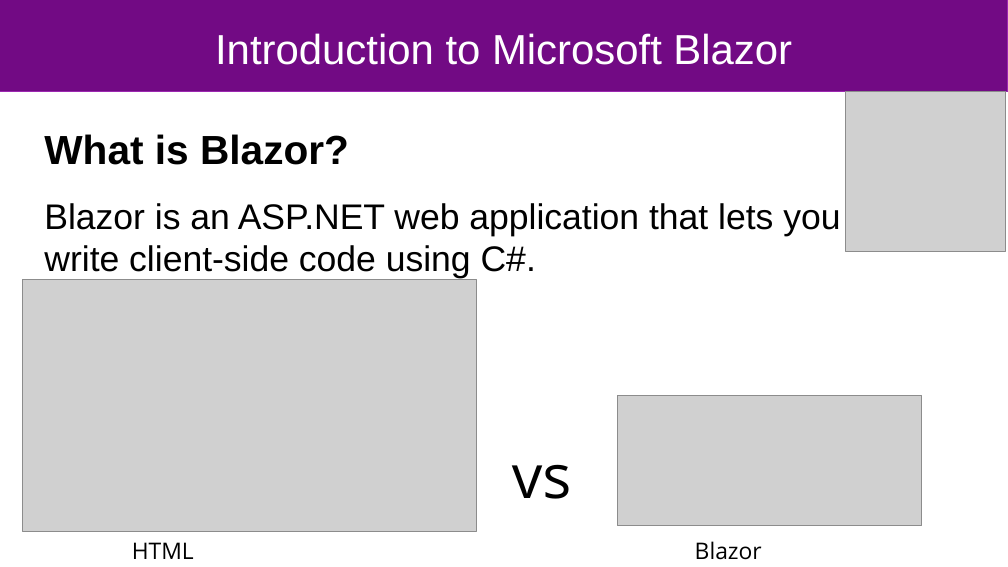
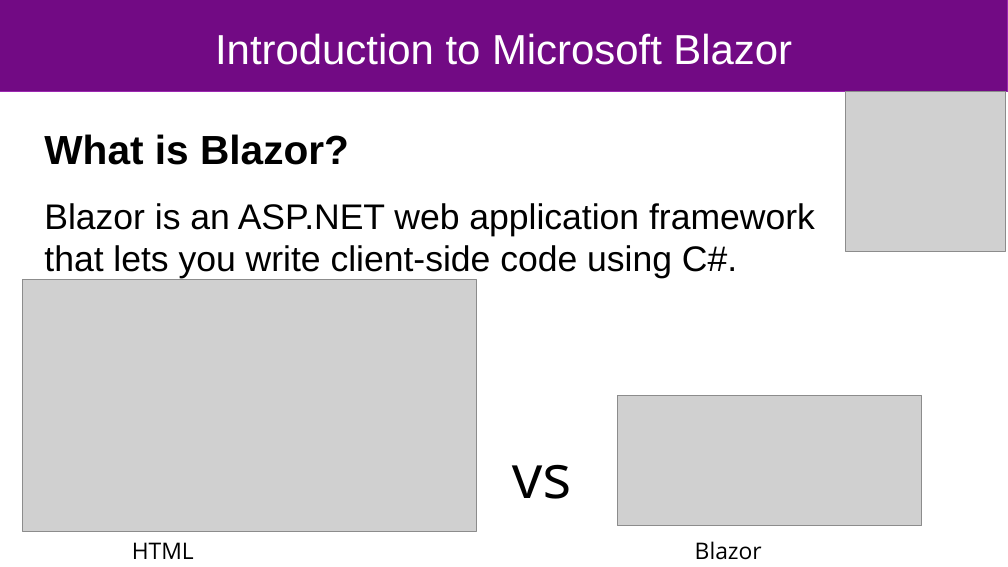
Before and after one commit to wheat32/BlazorTest, a slide deck: slide 1 of blazor_short.odp. Drawn at 1008x567 pixels with LibreOffice and Linux fonts; fonts in the diff are those of the drawing; grey boxes stand for pictures. Boxes give left, top, right and bottom in pixels: in the first picture for what was removed or moved away, otherwise in the second. Text is boxed around its words. In the diff, an @@ line names an element or a change of style, - is before the commit and + after.

```diff
--- a/blazor_short.odp
+++ b/blazor_short.odp
@@ subtitle at box(44, 203, 815, 279): text changed @@
-Blazor is an ASP.NET web application that lets you write client-side code using C#.
+Blazor is an ASP.NET web application framework that lets you write client-side code using C#.
```
Also in this commit, not shown: 6 other slides changed.
